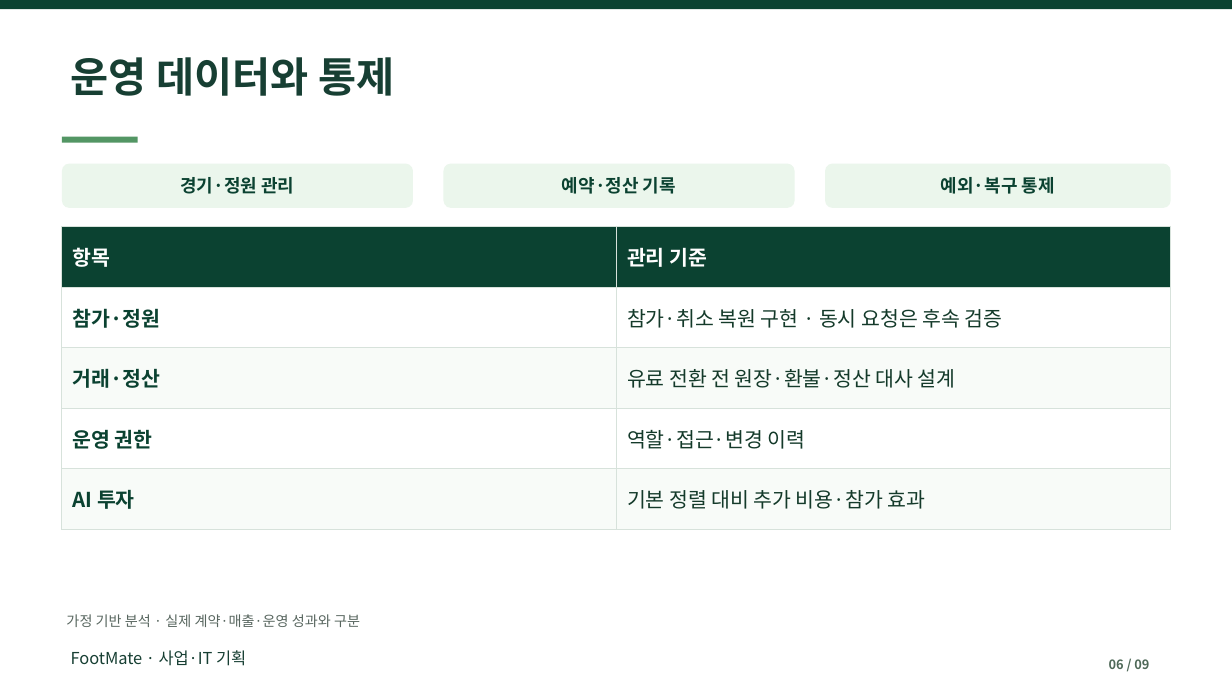
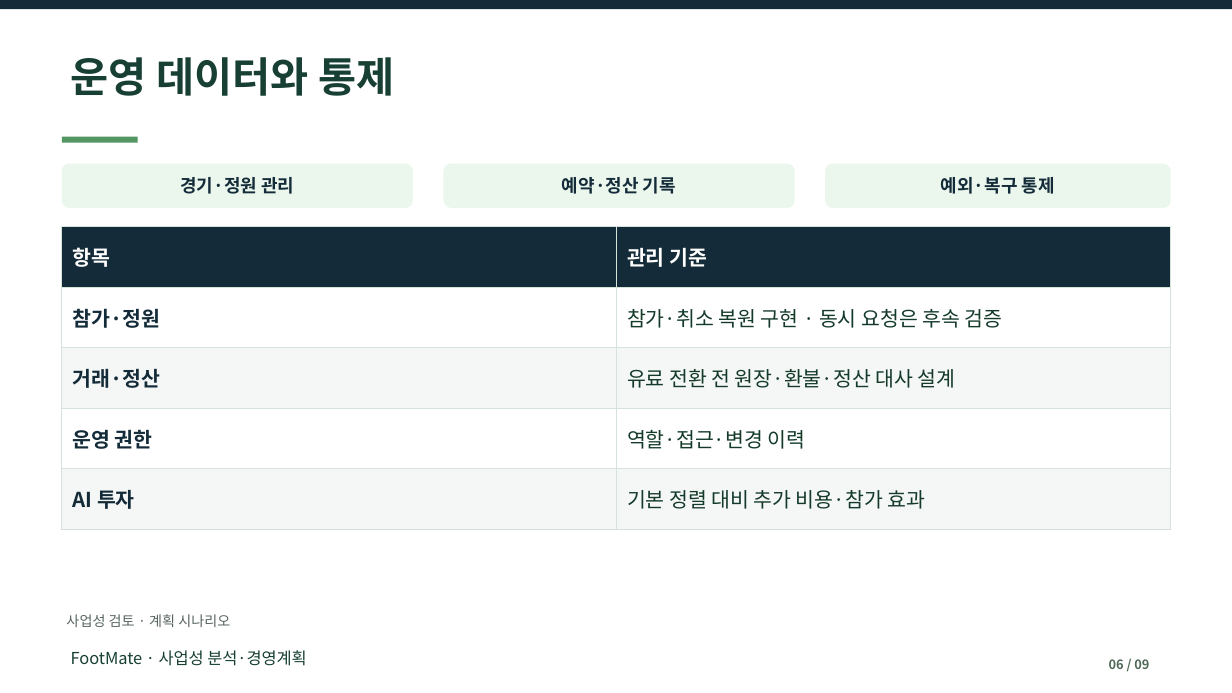
Before and after one commit to dohyunkimmm/footmate, a slide deck: slide 6 of src/case-study/downloads/footmate_report.pptx. Drawn at 1232x693 pixels with LibreOffice and Linux fonts; fonts in the diff are those of the drawing. Boxes give left, top, right and bottom in pixels: in the first picture for what was removed or moved away, otherwise in the second. Text is boxed around its words. In the diff, an @@ line names an element or a change of style, - is before the commit and + after.

```diff
--- a/src/case-study/downloads/footmate_report.pptx
+++ b/src/case-study/downloads/footmate_report.pptx
@@ rectangle at [0, 0, 1232, 9]: fill #0B4231 to #142C39 @@
@@ text colour #0B4231 to #142C39 in 3 elements at [180, 177, 294, 194], [562, 177, 676, 194], [941, 177, 1055, 194] @@
@@ table at [62, 226, 1171, 530] @@
@@ fill #0B4231 to #142C39 in row 1 @@
@@ fill #F8FBF8 to #F5F7F6 in 4 cells @@
@@ text colour #0B4231 to #142C39 in "참가·정원", "거래·정산", "운영 권한", "AI 투자" @@
@@ text at [66, 614, 230, 627]: text changed @@
-가정 기반 분석 · 실제 계약·매출·운영 성과와 구분
+사업성 검토 · 계획 시나리오
@@ text at [71, 650, 306, 666]: text changed @@
-FootMate · 사업·IT 기획
+FootMate · 사업성 분석·경영계획
```
Also in this commit, not shown: 8 other slides changed, 16 other files.
